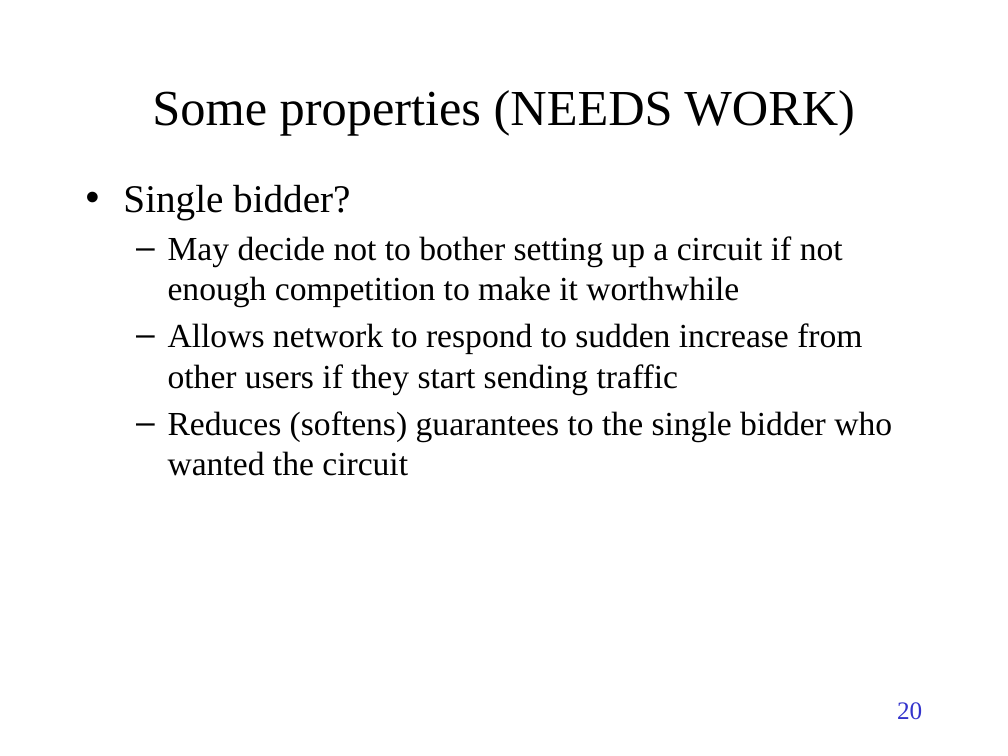
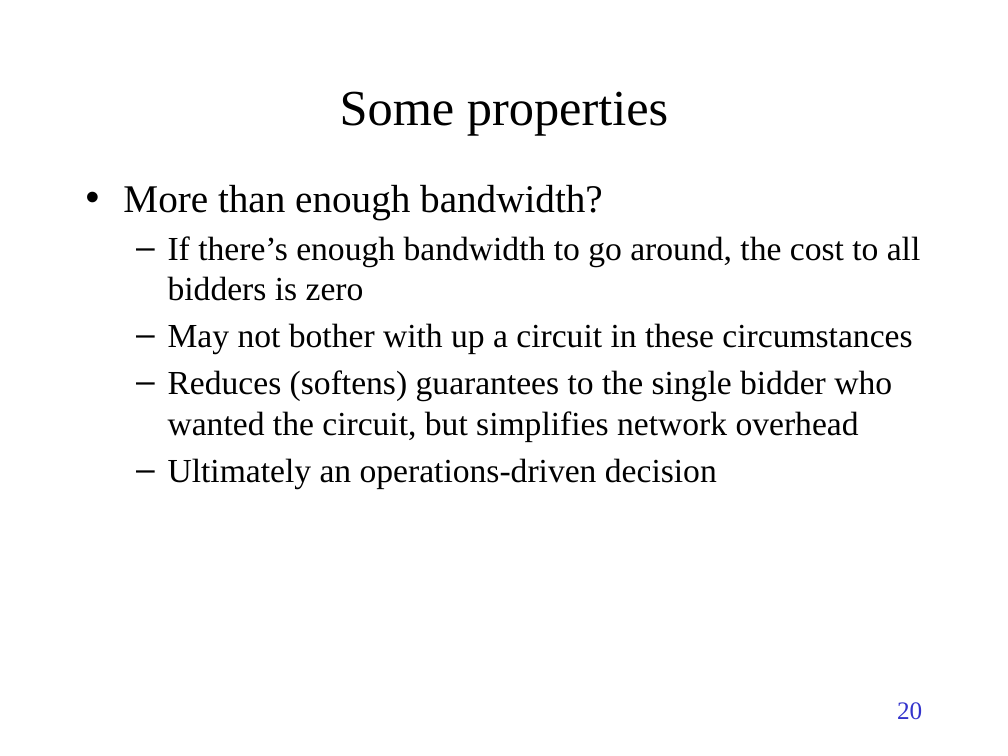
Before and after one commit to TonyWildish/P2P-Auction, a slide deck: slide 20 of Slides/PSP.pptx. Drawn at 1008x756 pixels with LibreOffice and Linux fonts; fonts in the diff are those of the drawing. Boxes give left, top, right and bottom in pixels: in the first picture for what was removed or moved away, otherwise in the second. Text is boxed around its words. In the diff, an @@ line names an element or a change of style, - is before the commit and + after.

Commit message:
updated...

```diff
--- a/Slides/PSP.pptx
+++ b/Slides/PSP.pptx
@@ title at box(340, 91, 668, 135): text changed @@
-Some properties (NEEDS WORK)
+Some properties
@@ text at box(123, 184, 921, 488): text changed @@
-• Single bidder?
-  – May decide not to bother setting up a circuit if not enough competition to make it worthwhile
-  – Allows network to respond to sudden increase from other users if they start sending traffic
-  – Reduces (softens) guarantees to the single bidder who wanted the circuit
+• More than enough bandwidth?
+  – If there’s enough bandwidth to go around, the cost to all bidders is zero
+  – May not bother with up a circuit in these circumstances
+  – Reduces (softens) guarantees to the single bidder who wanted the circuit, but simplifies network overhead
+  – Ultimately an operations-driven decision
```
Also in this commit, not shown: 10 other slides changed, 7 slides removed.
